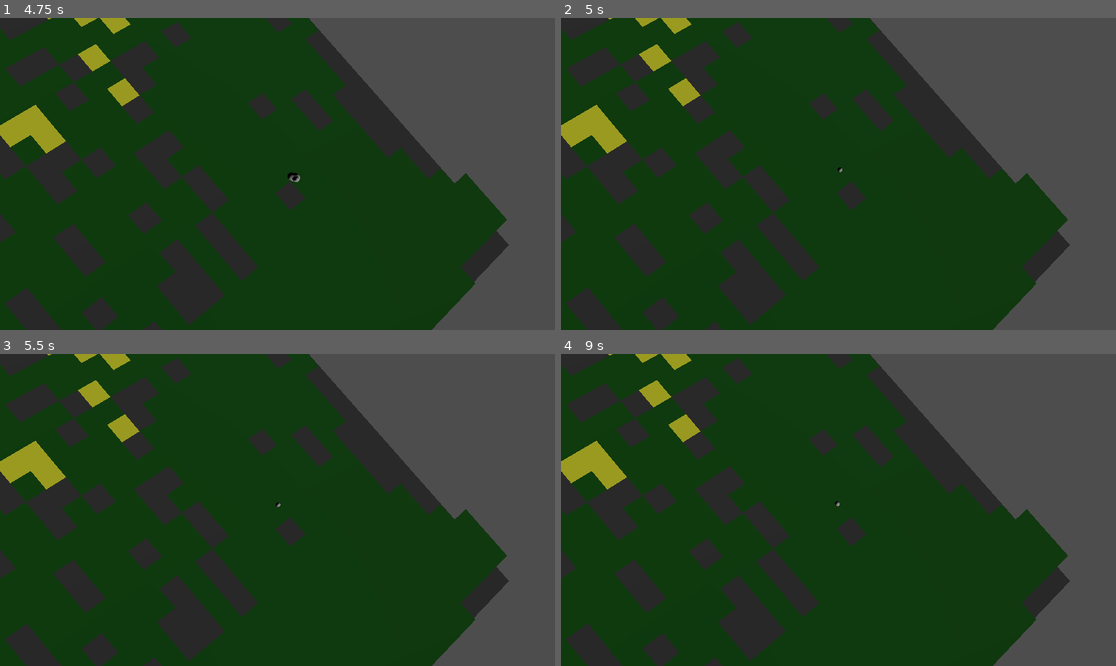
Above: before the commit, frames 1-4 (two rows, left to right).
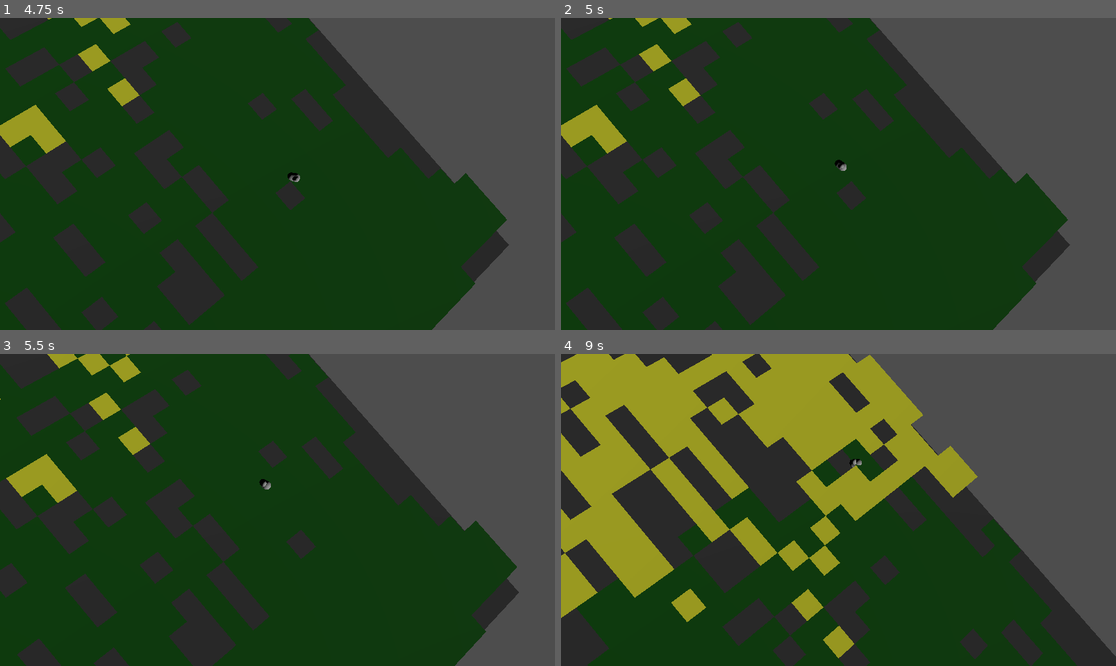
Above: after the commit, the same moments.

Repository: flatweb/gwj90Murat
Game: Godot game, scene res://game.tscn
Two runs of this game, one before a commit and one after it. Both use one fixed random seed, a clock stepped at 60 frames per second and the inputs below.
Inputs:
- Up to frame 1 (4.75 s): hold Right (droite) 0.53-1.28 s; hold Space (decolle, bound only after the commit) 0.53-1.28 s; hold Down (bas) 1.28-2.03 s; tap Z (attente) at 1.35, 3.6 s; tap Space (decolle, bound only after the commit) at 1.55, 2.85, 4.35 s; hold Space (decolle, bound only after the commit) 2.03-2.78 s; hold Right (droite) 2.03-3.53 s; hold Space (decolle, bound only after the commit) 3.53-4.28 s; hold Left (gauche) from 3.53 s (still down)
- Up to frame 2 (5 s): keep holding Left (gauche)
- Up to frame 3 (5.5 s): tap Enter at 5 s; release Left (gauche) at 5.03 s; hold Down (bas) from 5.03 s (still down); hold Space (decolle, bound only after the commit) from 5.03 s (still down)
- Up to frame 4 (9 s): release Down (bas) at 5.78 s; release Space (decolle, bound only after the commit) at 5.78 s; hold Right (droite) 5.78-8.03 s; tap Z (attente) at 5.85, 8.1 s; tap Space (decolle, bound only after the commit) at 6.05, 6.5, 7.35, 8.85 s; hold Space (decolle, bound only after the commit) 6.53-7.28 s; hold Down (bas) 8.03-8.78 s; hold Space (decolle, bound only after the commit) 8.03-8.78 s; hold Left (gauche) from 8.78 s (still down)

Frame 1 is identical in both runs. In frame 2, less than 0.1% of the frame differs, in the area x 49-52%, y 45-50%; in frame 3, 15%; in frame 4, 50%, in the area x 0-100%, y 0-100%.

Commit message:
Atterrissage en piqué, redécollage avec Espace, bug : l'oiseau reste encore penché en avant

Diff:
--- a/oiseau.gd
+++ b/oiseau.gd
@@ -23,7 +23,7 @@
 # de quel côté on a atteint la limite ?
 var autorotspeed = 0
 
-enum action { AUCUNE, CORRECTION, ATTENTE, LOOPING }
+enum action { AUCUNE, CORRECTION, ATTENTE, LOOPING, ATTERRISSAGE, ATTERRI, DECOLLAGE }
 
 # indicateur de correction de trajectoire.
 # On perd le contrôle tant qu'on est pas revenu dans la zone et de face
@@ -37,6 +37,7 @@
 
 func _ready():
 	speedVect = Vector3(0,0,-speedfront)
+	self.rotation = Vector3.ZERO
 	startpos = self.position
 	pass
 
@@ -122,6 +123,23 @@
 	if $Forme.rotation.x < PI/6 :
 		$Forme.rotate_x(1.0*ROTSPEED*delta)
 
+const FORCE_FREINAGE = 0.5
+var forcefreinage : float = FORCE_FREINAGE
+func freinage(delta : float):
+	forcefreinage *= (1+delta)
+	speedVect.z *=  forcefreinage*(1-delta)
+	speedVect.x *=  forcefreinage*(1-delta)
+	if speedVect.length() <= 0.5 : # TODO : une constante à régler
+		# s'arrête
+		speedVect = Vector3.ZERO
+
+func atterrissage():
+	enaction = true
+	actionencours = action.ATTERRISSAGE
+	speedVect.y = 0.0
+	self.position.y = 0.5 # FIXME
+	self.rotation.x = 0.0
+	forcefreinage = FORCE_FREINAGE
 
 func _process(_delta):
 	if Input.is_action_just_pressed("attente",true):
@@ -136,7 +154,11 @@
 		# sortie du mode attente, pour se remettre dans l'axe
 		enaction = false
 		correction()
-
+	if enaction and actionencours== action.ATTERRI \
+		and Input.is_action_pressed("decolle"):
+			enaction = false
+			speedVect.z = -speedfront
+			self.rotation = Vector3.ZERO
 	if not enaction:
 		if pique :
 			descente(delta)
@@ -169,6 +191,14 @@
 				enaction = false
 				# on repart tout droit
 				autorotspeed = 0.0
+		elif actionencours == action.ATTERRISSAGE:
+			if speedVect != Vector3.ZERO :
+				freinage(delta)
+			else:
+				# on est arrêté
+				enaction = true
+				actionencours = action.ATTERRI
+
 		elif actionencours == action.ATTENTE:
 			# on laisse tourner
 			pass
@@ -184,7 +214,15 @@
 	# On pourrait aussi tester par rapport à des CollisionShapes latérales sur le game
 	#move_and_collide(speedVect*???, true)
 
-	move_and_collide(speedVect*delta)
+	var collisions : KinematicCollision3D
+	collisions = move_and_collide(speedVect*delta)
+	if (collisions != null):
+		for i in range(0,collisions.get_collision_count()):
+			var obj = collisions.get_collider(i)
+			print(obj.name)
+			if obj.name == "Ground":
+				# atterrissage (surement violent)
+				atterrissage()
 
 	if not enaction and self.position.y > startpos.y:
 		speedVect.y = 0
--- a/project.godot
+++ b/project.godot
@@ -40,6 +40,11 @@
 "events": [Object(InputEventKey,"resource_local_to_scene":false,"resource_name":"","device":-1,"window_id":0,"alt_press …(192 unchanged characters)…
 ]
 }
+decolle={
+"deadzone": 0.2,
+"events": [Object(InputEventKey,"resource_local_to_scene":false,"resource_name":"","device":-1,"window_id":0,"alt_pressed":false,"shift_pressed":false,"ctrl_pressed":false,"meta_pressed":false,"pressed":false,"keycode":0,"physical_keycode":32,"key_label":0,"unicode":32,"location":0,"echo":false,"script":null)
+]
+}
 
 [physics]
 
